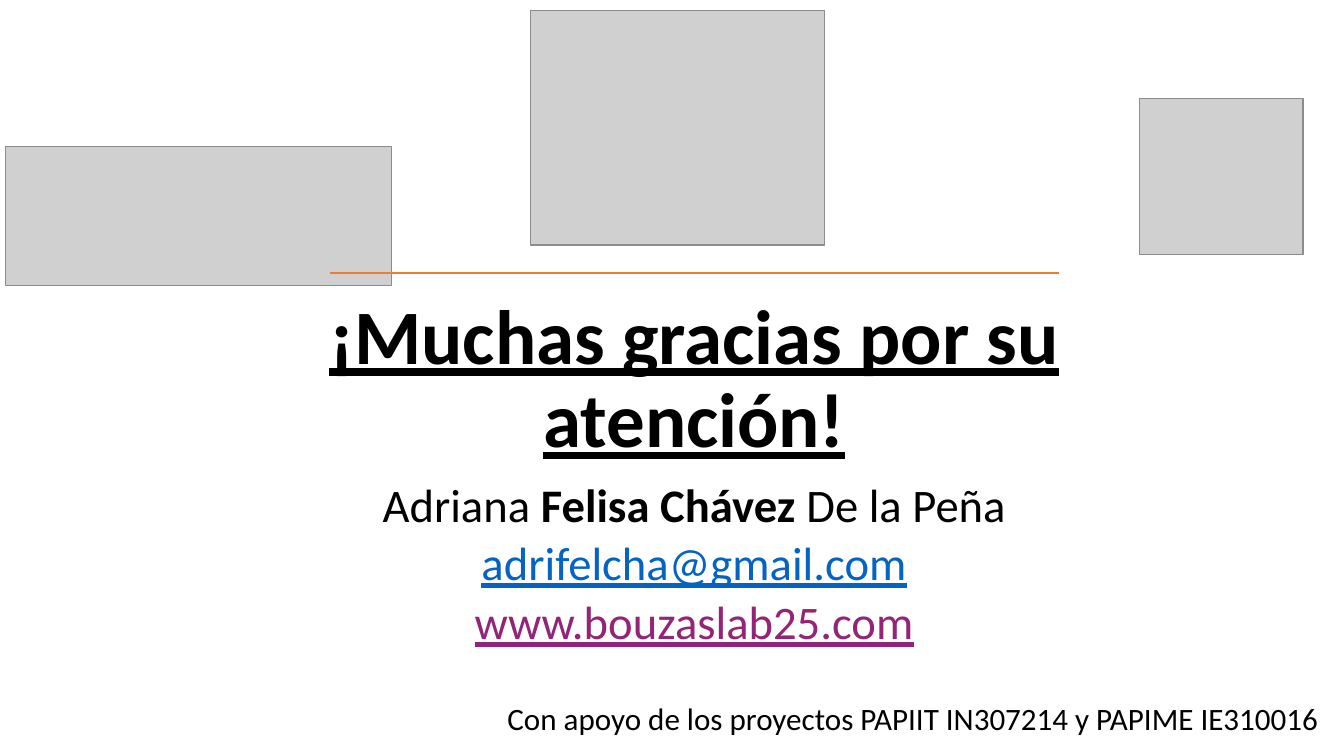
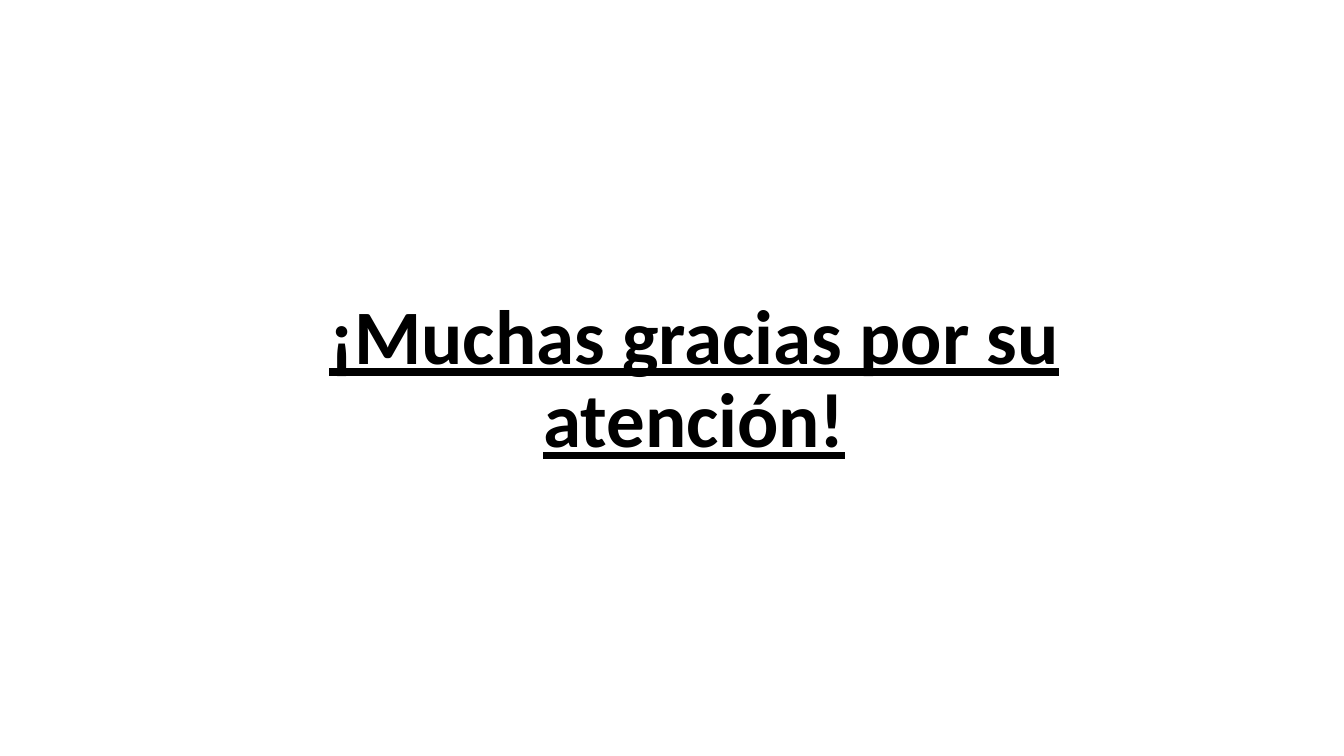
Before and after one commit to Adrifelcha/Adrifelcha, a slide deck: slide 49 of Tesis/Presentaciones/FINAL_Seminario.pptx (slide 58 before the commit). Drawn at 1344x756 pixels with LibreOffice and Linux fonts; fonts in the diff are those of the drawing; grey boxes stand for pictures. Boxes give left, top, right and bottom in pixels: in the first picture for what was removed or moved away, otherwise in the second. Text is boxed around its words. In the diff, an @@ line names an element or a change of style, - is before the commit and + after.

```diff
--- a/Tesis/Presentaciones/FINAL_Seminario.pptx
+++ b/Tesis/Presentaciones/FINAL_Seminario.pptx
@@ picture removed at (531, 10, 826, 245) @@
@@ picture removed at (1139, 99, 1303, 254) @@
@@ picture removed at (5, 147, 391, 285) @@
@@ line removed from (330, 273) to (1059, 273) @@
@@ subtitle removed at (383, 489, 1318, 735) @@
-Adriana Felisa Chávez De la Peña
-adrifelcha@gmail.com
-www.bouzaslab25.com
-Con apoyo de los proyectos PAPIIT IN307214 y PAPIME IE310016
```
Also in this commit, not shown: 13 other slides changed, 8 slides added, 17 slides removed, 1 other file.
